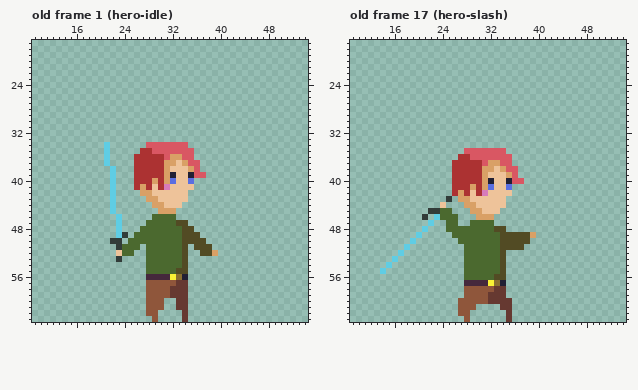
One commit to this pixel-art file: nobuild/sprites/hero/hero.aseprite. This is how it looked before the edit.
64x64 pixels, 21 frames. Shown: old frame 1 (hero-idle): x 9..54, y 17..63; old frame 17 (hero-slash): x 9..54, y 17..63. The commit also changed other frames, which this record leaves out.
The same view after the edit:
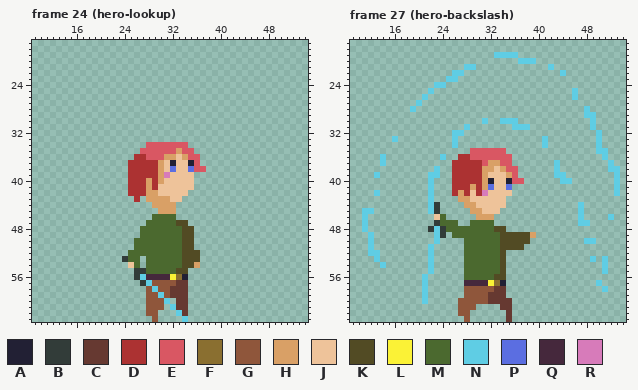
Palette (. is transparent): A #222034  B #323c39  C #663931  D #ac3232  E #d95763  F #8a6f30  G #8f563b  H #d9a066  J #eec39a  K #524b24  L #fbf236  M #4b692f  N #5fcde4  P #5b6ee1  Q #45283c  R #d77bba
A new or re-ordered frame is compared with the old frame closest to it.
The edit:
frames 21 -> 37
Changed rows in their new state; - is an unchanged pixel.
Frame 24 (hero-lookup) is new; against old frame 1 (hero-idle):
first column x 21:
34 .------------------
35 .-----EE----H------
36 .------EEEH-JH-E---
37 .---D----HJA-JA----
38 -.--D----HJP--P-E--
39 -.--D----HRJ--J..--
40 -.--D--HDHJJ--J----
41 -.--D-DHDJJ--------
42 -.--DDD-H----------
43 -.---D---HH--.-----
44 -.--------HH.------
45 -.-----------------
46 --.----------------
47 --.----------------
48 --.----------------
49 --..-.---------.---
50 -..-.----------..--
51 --...-M-------K...-
52 --..-MM-------KK...
53 --.BMM--------KK---
54 ----JM--------KH---
55 -----BB------------
56 -----BN------------
57 ------BN-----------
58 --------N----------
59 ---------N---------
60 ----------N--------
61 -----------N-------
62 ------------N------
63 -------------N-----
Frame 27 (hero-backslash) is new; against old frame 17 (hero-slash):
first column x 11:
19 ----------------------NNNN-----------------
20 --------------------------NNN--------------
21 -----------------NN------------N-----------
22 ---------------NN----------------N---------
23 --------------NN---------------------------
24 ------------NN-----------------------------
25 -----------N-----------------------N-------
26 ----------N------------------------N-------
27 ---------N---------------------------------
28 --------N----------------------------N-----
29 -------------------------------------NN----
30 --------------------N--NNN------------N----
31 -----------------N-------NNN----------N----
32 ---------------NN----------------------N---
33 -----N---------N--------------N--------N---
34 ---------------N--------------N--------N---
35 -----------------.---------------------NN--
36 ---N---------N--------------------------N--
37 ---N----------------------------N--------N-
38 ------------N-------------------N--------NN
39 --N--------NN-------------------NN--------N
40 -----------N---------------------NN-------N
41 -----------N------------------------------N
42 --N--------N------------------------------N
43 -----------N--.----------------------------
44 -----------NB.----------------------N------
45 NN---------N-..---------------------N------
46 N---------.-J-..--------------------N----N-
47 N----------.BM----------------------NN-----
48 N---------.BNB-----------------------------
49 -N-------.--NB-----------------------------
50 -N------.---N---.--------------------NN----
51 -N-----.---N-------------------------------
52 -NN---.----N-------------------------------
53 --N--.-----N--------------------------N-N--
54 ---N.------N----------------------------N--
55 ---.-------N----------------------------N--
56 ----------N--------------------------------
57 ----------N----------------------------N---
58 ----------N-----------------------------N--
59 ----------N--------------------------------
60 ----------N--------------------------------
Boxes around the changes in both pictures, in picture pixels (x1, y1, x2, y2):
changed: (104, 142, 218, 322)
changed: (362, 52, 620, 304)
